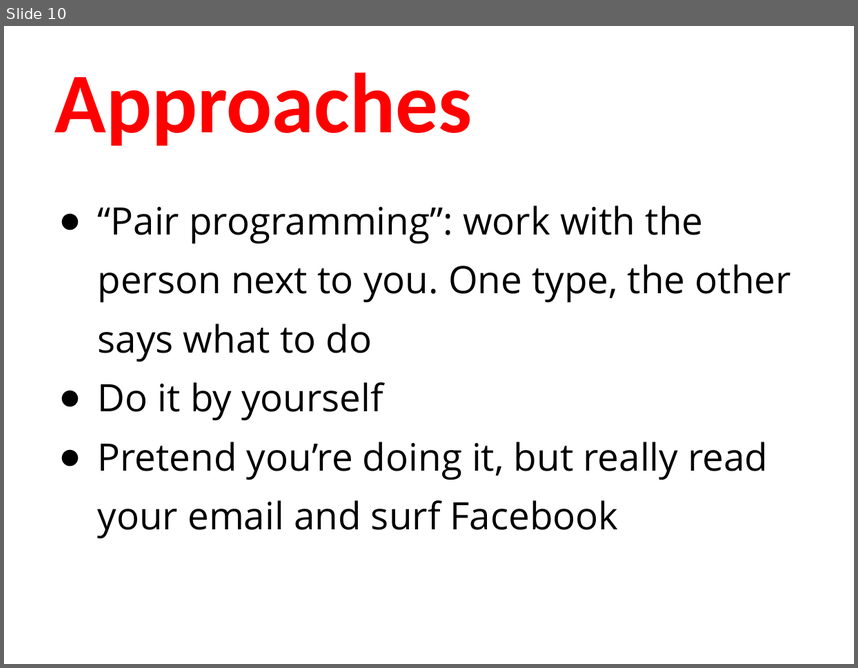
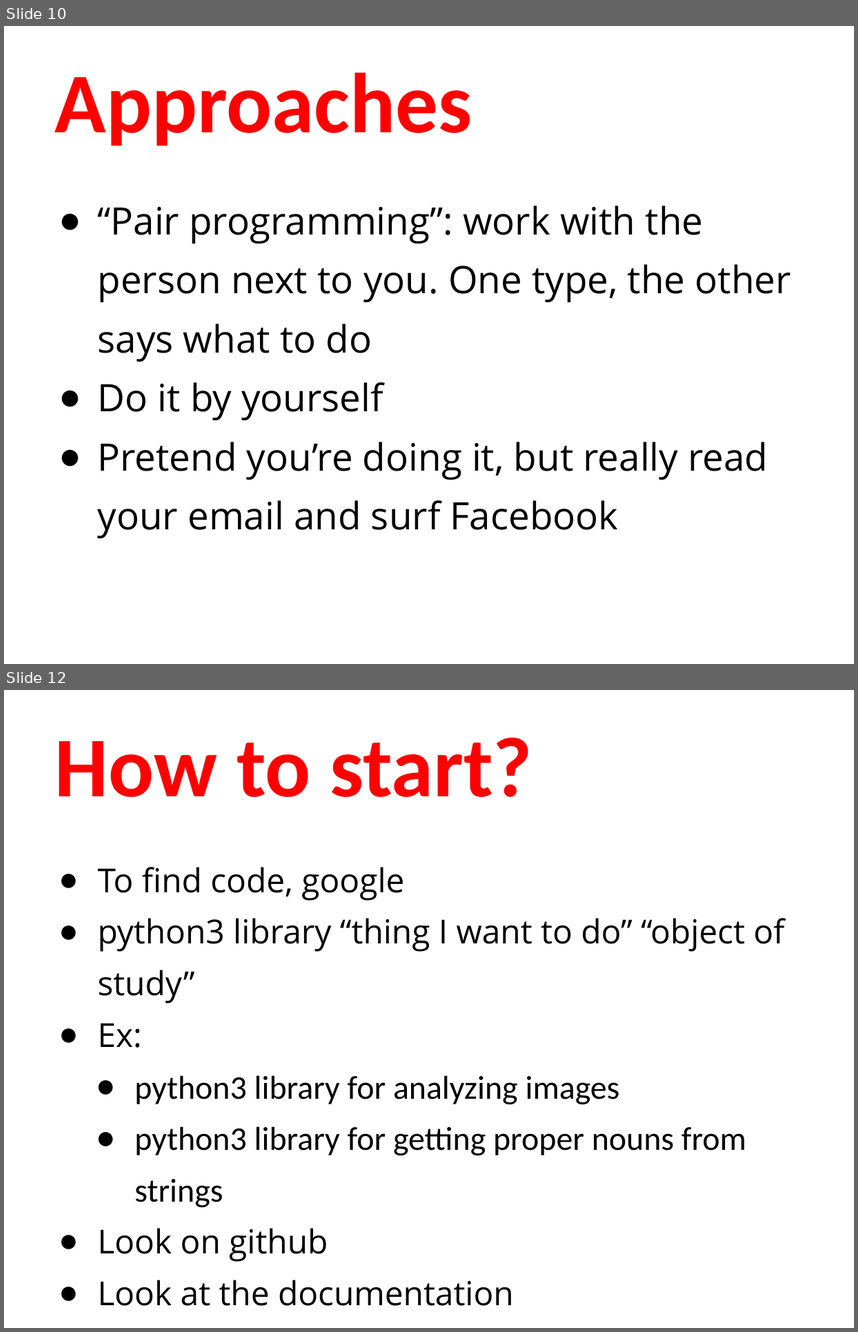
Before and after one commit to humanitiesprogramming/slides, a slide deck: 2019/python/day3-review.pptx. Shown one above the other, each under a label of ours: slide 10 before the commit, slides 10 and 12 after it; the slides between them are not shown. The pictures are 858x668 and 858x1332 pixels, drawn with LibreOffice and Linux fonts; fonts in the diff are those of the drawing. Boxes give left, top, right and bottom in pixels: in the first picture for what was removed or moved away, otherwise in the second. Text is boxed around its words. In the diff, an @@ line names an element or a change of style, - is before the commit and + after.

```diff
--- a/2019/python/day3-review.pptx
+++ b/2019/python/day3-review.pptx
@@ slide 12 added at [4,690,854,1328], background #FFFFFF @@
@@ title added at [55,738,533,797], 72 pt, text #FF0000, bold @@
+How to start?
@@ text added at [98,867,784,1305], 28 pt, text #000000 @@
+● To find code, google
+● python3 library “thing I want to do” “object of study”
+● Ex:
+  ● python3 library for analyzing images
+  ● python3 library for getting proper nouns from strings
+● Look on github
+● Look at the documentation
```
Also in this commit, not shown: 3 other slides added.
